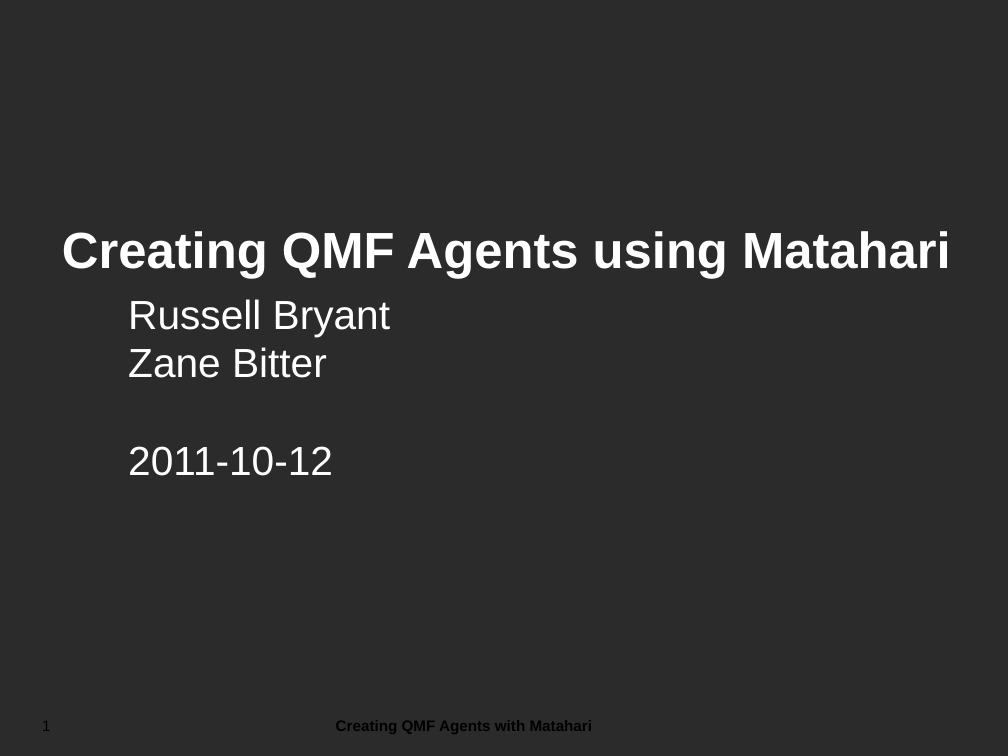
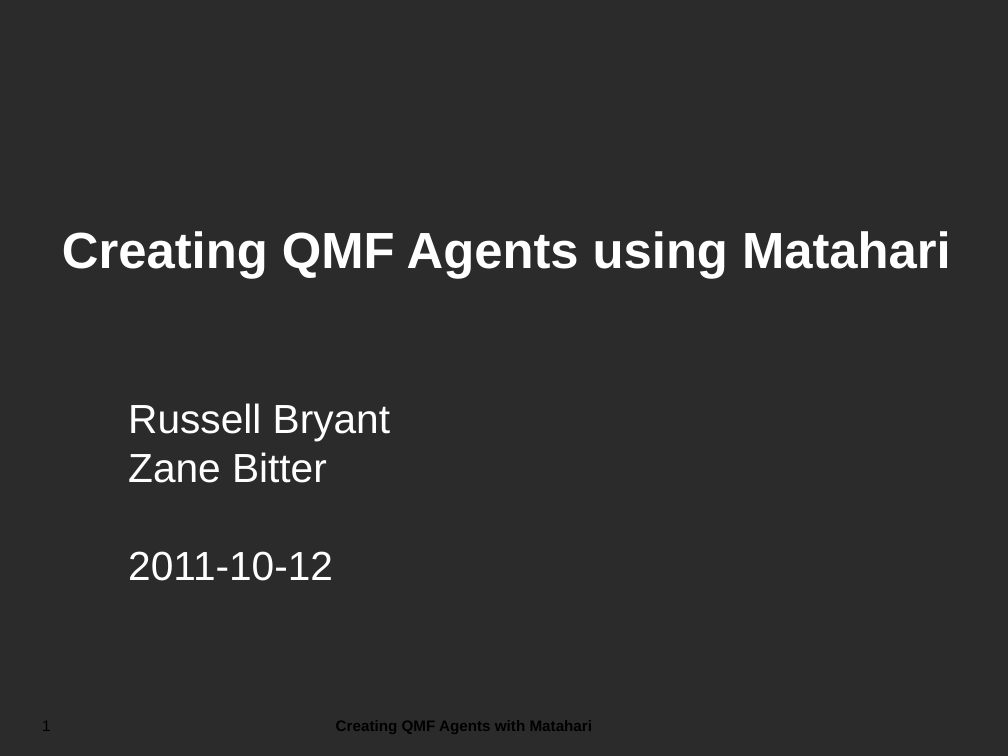
Before and after one commit to zaneb/presentations, a slide deck: slide 1 of Matahari-2011-10-12.odp. Drawn at 1008x756 pixels with LibreOffice and Linux fonts; fonts in the diff are those of the drawing; background and template pictures are left out; a plain dark background stands for a picture behind light text. Boxes give left, top, right and bottom in pixels: in the first picture for what was removed or moved away, otherwise in the second. Text is boxed around its words. In the diff, an @@ line names an element or a change of style, - is before the commit and + after.

```diff
--- a/Matahari-2011-10-12.odp
+++ b/Matahari-2011-10-12.odp
@@ text "Russell Bryant": place and size @@
-text "Russell Bryant" at box(128, 299, 390, 476)
+text "Russell Bryant" at box(128, 403, 390, 581)
```
Also in this commit, not shown: 1 other slide changed, 2 slides added, 1 slide removed.
